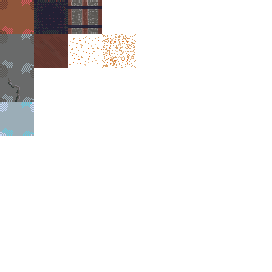
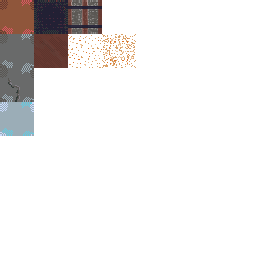
Comparing the layer stacks of the two 272 × 272 images. Changes:
pixels changed over left=68, top=35, right=102, bottom=68 (layer not identified)
